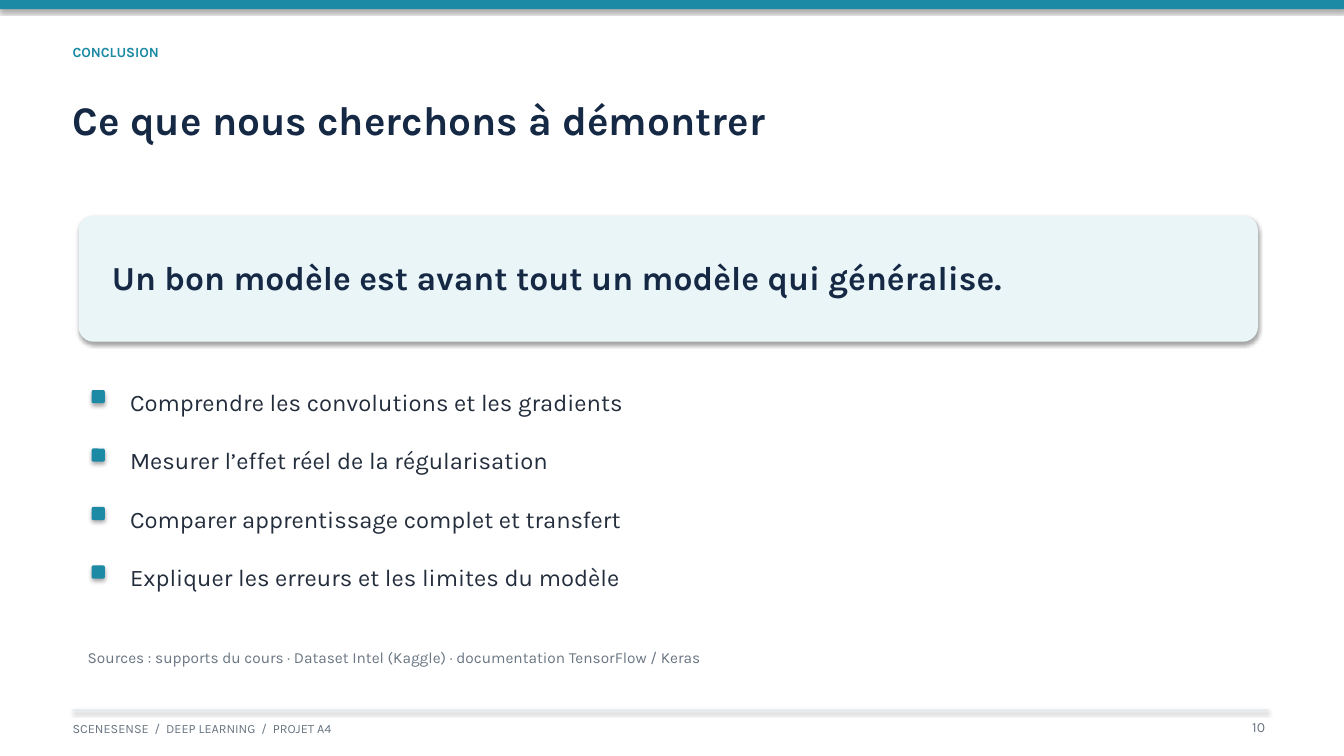
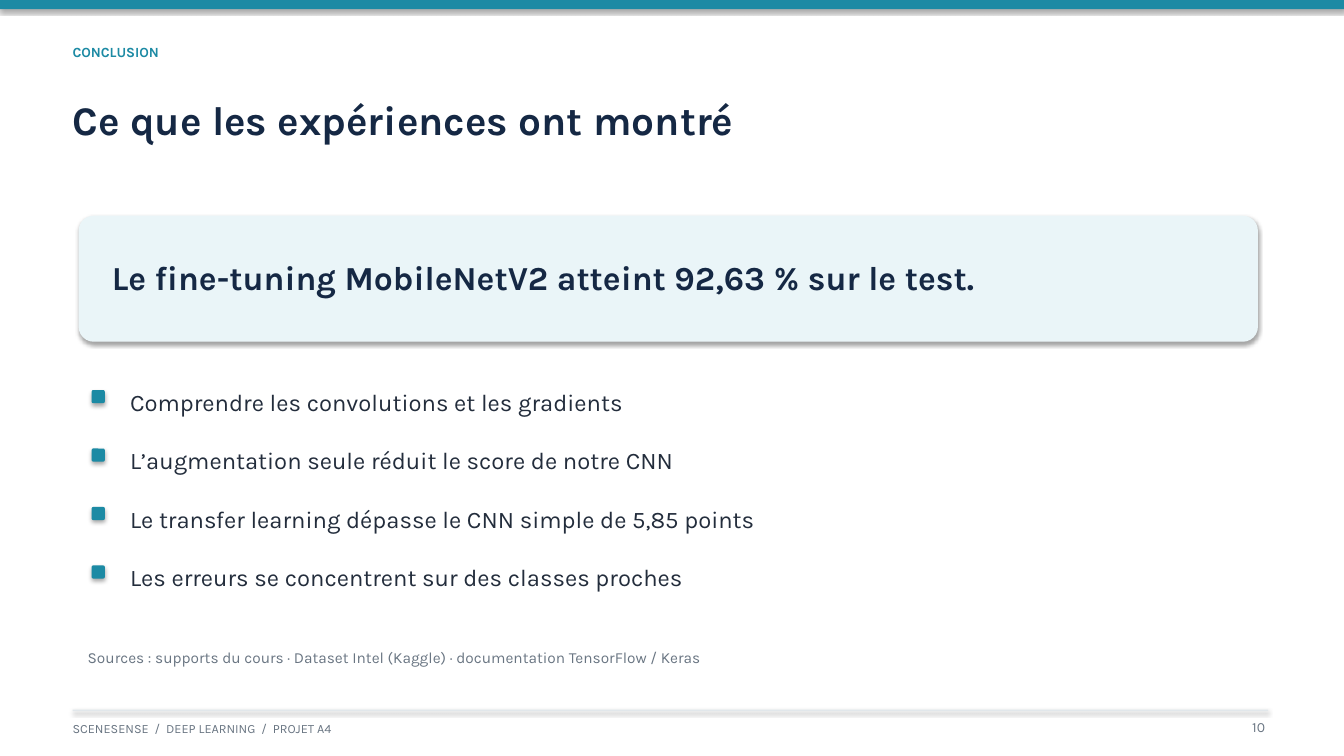
Before and after one commit to cyrilibr/SceneSense, a slide deck: slide 12 of slides/SceneSense_presentation.pptx (slide 10 before the commit). Drawn at 1344x756 pixels with LibreOffice and Linux fonts; fonts in the diff are those of the drawing. Boxes give left, top, right and bottom in pixels: in the first picture for what was removed or moved away, otherwise in the second. Text is boxed around its words. In the diff, an @@ line names an element or a change of style, - is before the commit and + after.

```diff
--- a/slides/SceneSense_presentation.pptx
+++ b/slides/SceneSense_presentation.pptx
@@ text at (73,103,733,145): text changed @@
-Ce que nous cherchons à démontrer
+Ce que les expériences ont montré
@@ text at (112,266,974,299): text changed @@
-Un bon modèle est avant tout un modèle qui généralise.
+Le fine-tuning MobileNetV2 atteint 92,63 % sur le test.
@@ text at (130,451,673,475): text changed @@
-Mesurer l’effet réel de la régularisation
+L’augmentation seule réduit le score de notre CNN
@@ text at (130,510,754,534): text changed @@
-Comparer apprentissage complet et transfert
+Le transfer learning dépasse le CNN simple de 5,85 points
@@ text at (130,569,682,592): text changed @@
-Expliquer les erreurs et les limites du modèle
+Les erreurs se concentrent sur des classes proches
```
Also in this commit, not shown: 2 other slides changed, 2 slides added, 35 other files.
